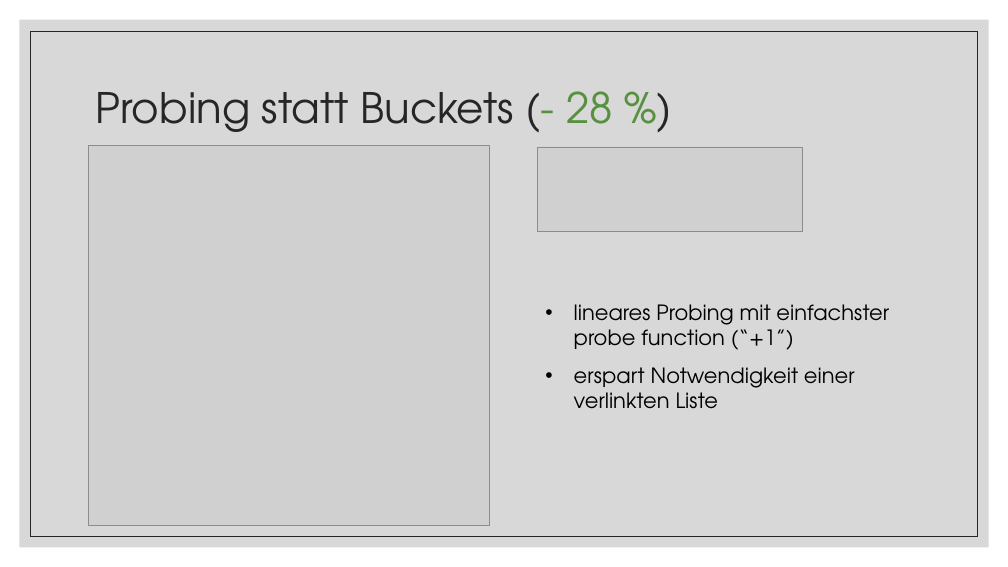
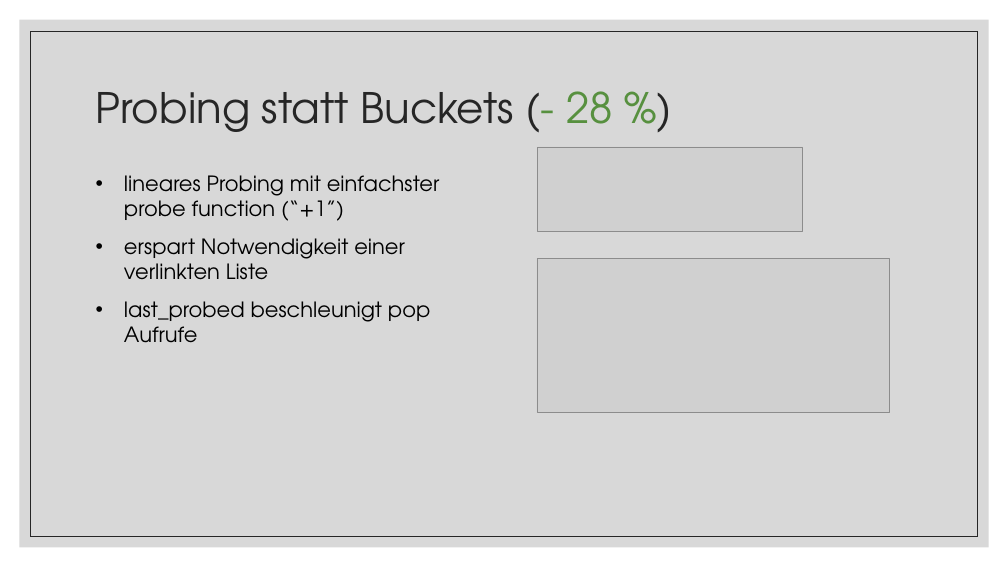
Before and after one commit to tobixdev/TUWien_WS20_EfficientPrograms, a slide deck: slide 8 of Conway’s Game of Life.pptx. Drawn at 1008x567 pixels with LibreOffice and Linux fonts; fonts in the diff are those of the drawing; grey boxes stand for pictures. Boxes give left, top, right and bottom in pixels: in the first picture for what was removed or moved away, otherwise in the second. Text is boxed around its words. In the diff, an @@ line names an element or a change of style, - is before the commit and + after.

```diff
--- a/Conway’s Game of Life.pptx
+++ b/Conway’s Game of Life.pptx
@@ text "lineares Probing mit einfachster probe ...": place and size @@
-text "lineares Probing mit einfachster probe ..." at (574, 304, 889, 409)
+text "lineares Probing mit einfachster probe ..." at (124, 175, 440, 343)
@@ picture: place and size @@
-picture at (88, 145, 489, 526)
+picture at (537, 259, 890, 412)
@@ text at (124, 301, 430, 343): paragraph added @@
+• last_probed beschleunigt pop Aufrufe
```
Also in this commit, not shown: 13 other slides changed.
